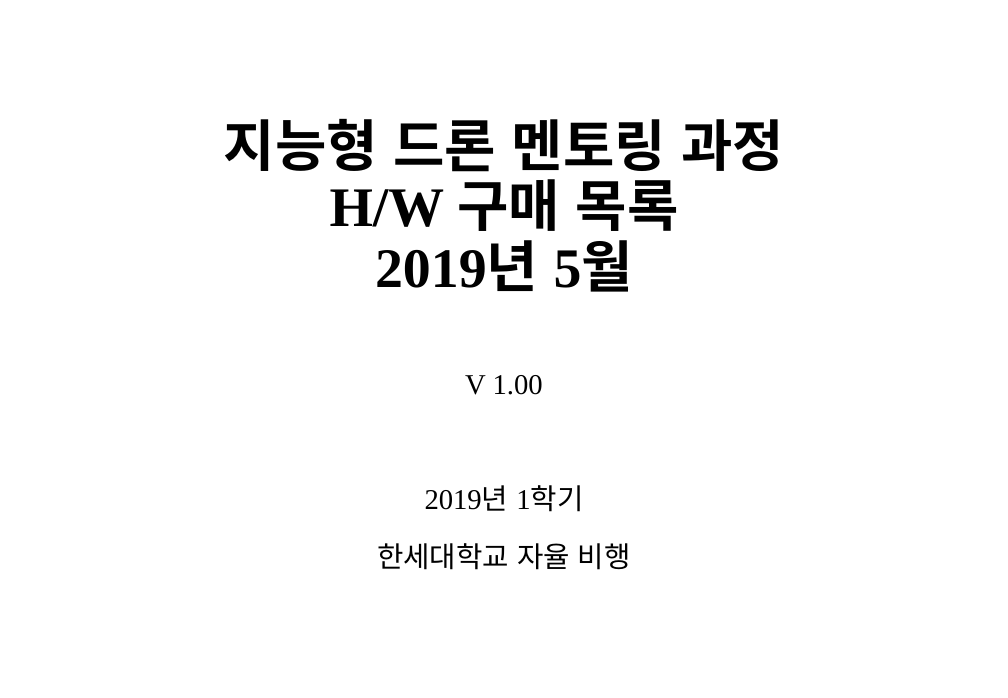
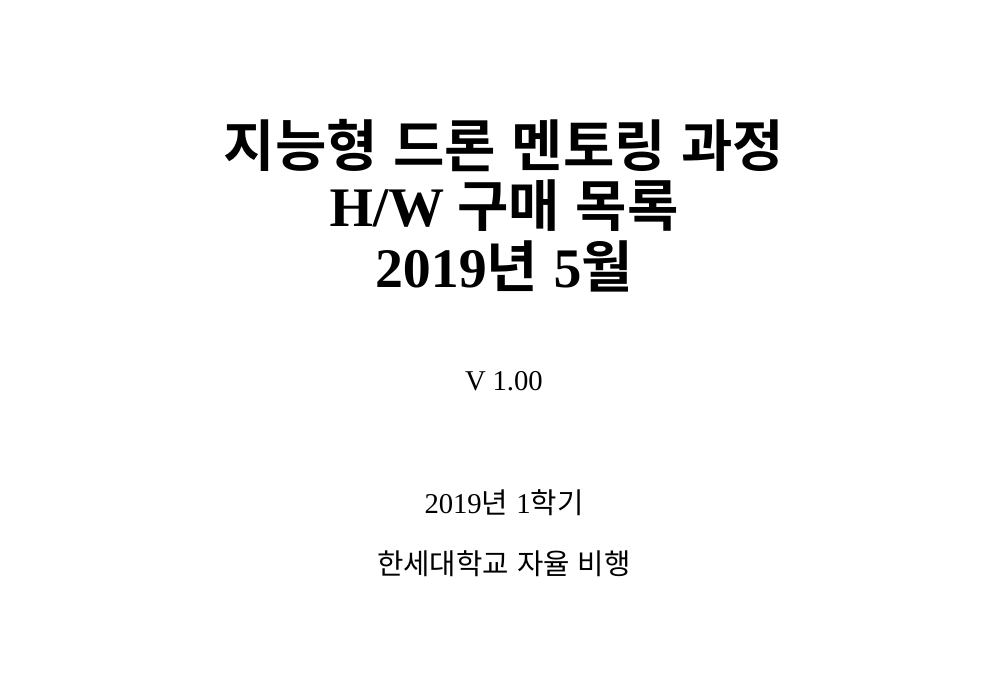
Before and after one commit to sunabove/autopilot_doc, a slide deck: slide 1 of 120 구매/107 지능형 드론 멘토링 HW 구매 목록 19년 5월 V1.0.pptx. Drawn at 1008x698 pixels with LibreOffice and Linux fonts; fonts in the diff are those of the drawing. Boxes give left, top, right and bottom in pixels: in the first picture for what was removed or moved away, otherwise in the second. Text is boxed around its words. In the diff, an @@ line names an element or a change of style, - is before the commit and + after.

```diff
--- a/120 구매/107 지능형 드론 멘토링 HW 구매 목록 19년 5월 V1.0.pptx
+++ b/120 구매/107 지능형 드론 멘토링 HW 구매 목록 19년 5월 V1.0.pptx
@@ subtitle "V 1.00" at (377, 371, 631, 577): line spacing 1.3 to 1.4 @@
```
Also in this commit, not shown: 6 other slides changed, 1 slide added, 1 other file.
